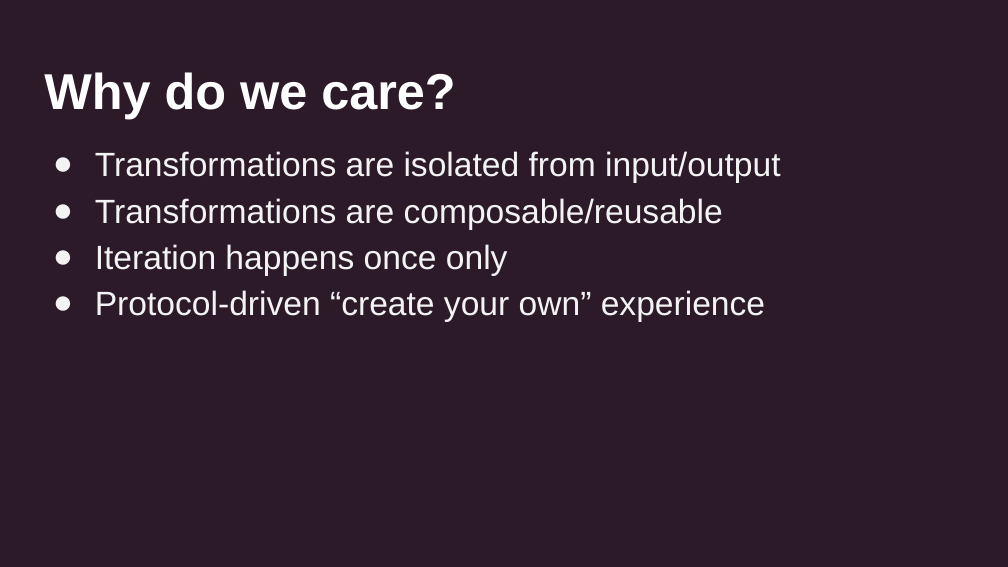
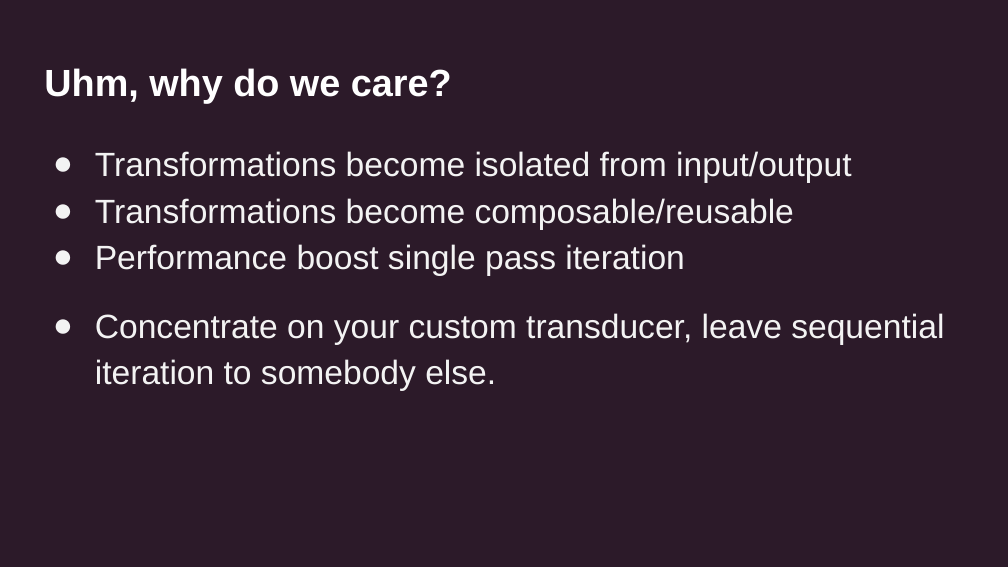
Before and after one commit to uswitch/transducers-workshop, a slide deck: slide 7 of slides/01-xducers-intro.pptx. Drawn at 1008x567 pixels with LibreOffice and Linux fonts; fonts in the diff are those of the drawing. Boxes give left, top, right and bottom in pixels: in the first picture for what was removed or moved away, otherwise in the second. Text is boxed around its words. In the diff, an @@ line names an element or a change of style, - is before the commit and + after.

```diff
--- a/slides/01-xducers-intro.pptx
+++ b/slides/01-xducers-intro.pptx
@@ title at (44,68,452,104): text changed; size 36 to 27 pt @@
-Why do we care?
+Uhm, why do we care?
@@ text at (95,151,944,391): text changed @@
-● Transformations are isolated from input/output
-● Transformations are composable/reusable
-● Iteration happens once only
-● Protocol-driven “create your own” experience
+● Transformations become isolated from input/output
+● Transformations become composable/reusable
+● Performance boost single pass iteration
+● Concentrate on your custom transducer, leave sequential iteration to somebody else.
```
Also in this commit, not shown: 13 other slides changed, 8 other files.
